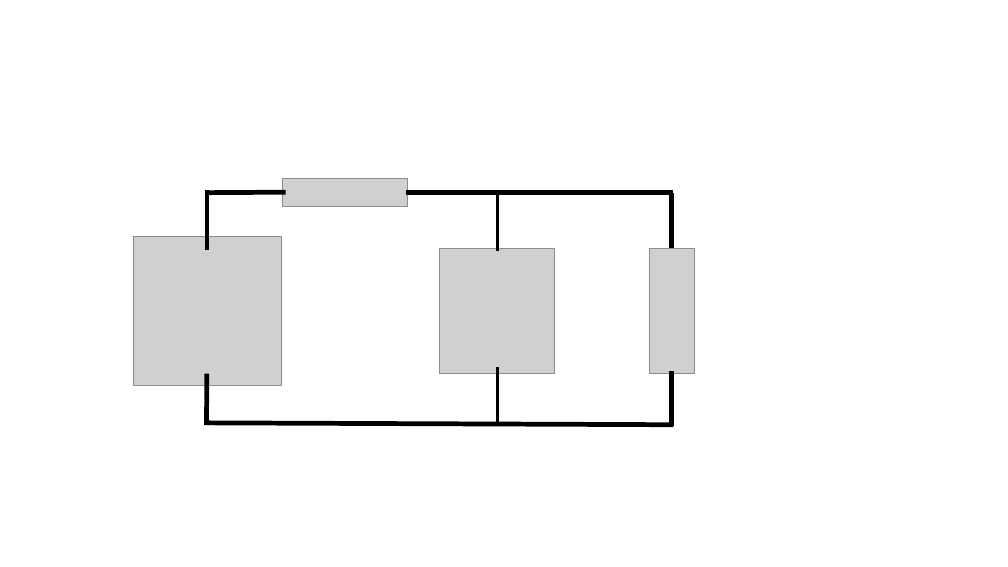
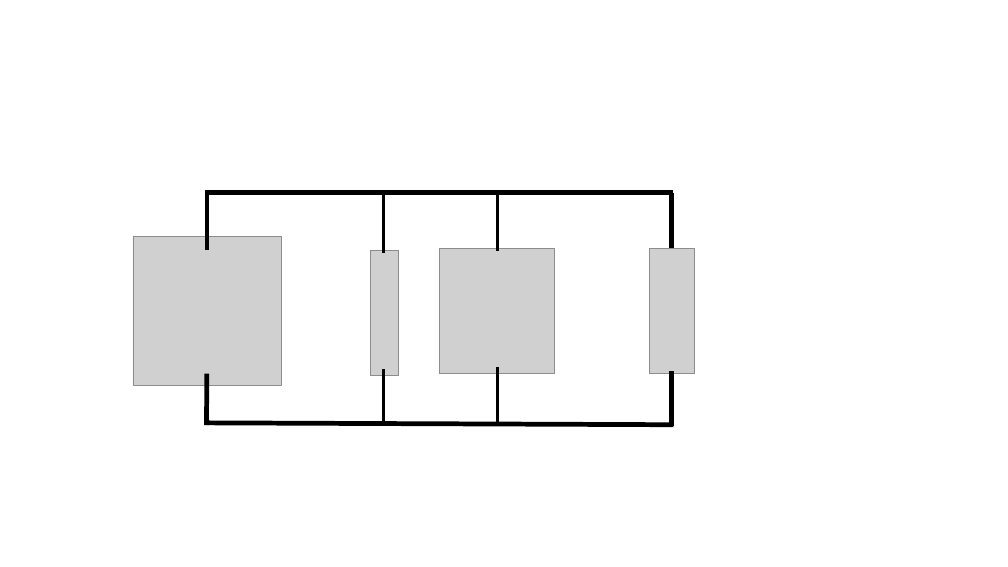
Before and after one commit to GGChe/Bioimplantable_Device, a slide deck: slide 2 of Individual_Contribution/GabrielGaleote/ProjectDocuments/Pictures.pptx. Drawn at 1008x567 pixels with LibreOffice and Linux fonts; fonts in the diff are those of the drawing; grey boxes stand for pictures. Boxes give left, top, right and bottom in pixels: in the first picture for what was removed or moved away, otherwise in the second. Text is boxed around its words. In the diff, an @@ line names an element or a change of style, - is before the commit and + after.

```diff
--- a/Individual_Contribution/GabrielGaleote/ProjectDocuments/Pictures.pptx
+++ b/Individual_Contribution/GabrielGaleote/ProjectDocuments/Pictures.pptx
@@ line moved from (207, 193) - (286, 192) to (207, 193) - (426, 193) @@
@@ line added from (384, 253) to (384, 195), #000000 3 pt @@
@@ picture at bbox=[370, 250, 398, 375]: rotation 0 to 90 degrees @@
@@ line added from (383, 425) to (383, 369), #000000 3 pt @@
```
Also in this commit, not shown: 2 other files.
